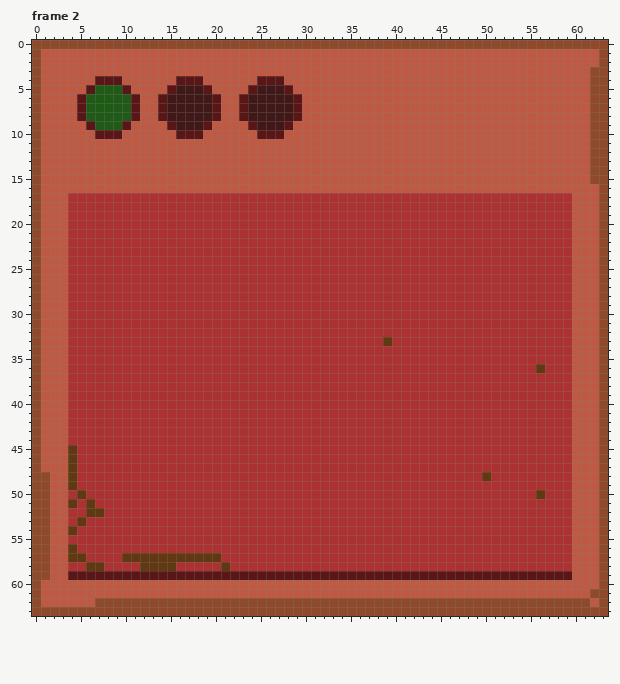
Two versions of one pixel-art file, art/button.aseprite. That is the earlier state.
64x64 pixels, 4 frames. Shown: frame 2. The commit also changed other frames, which this record leaves out.
New version:
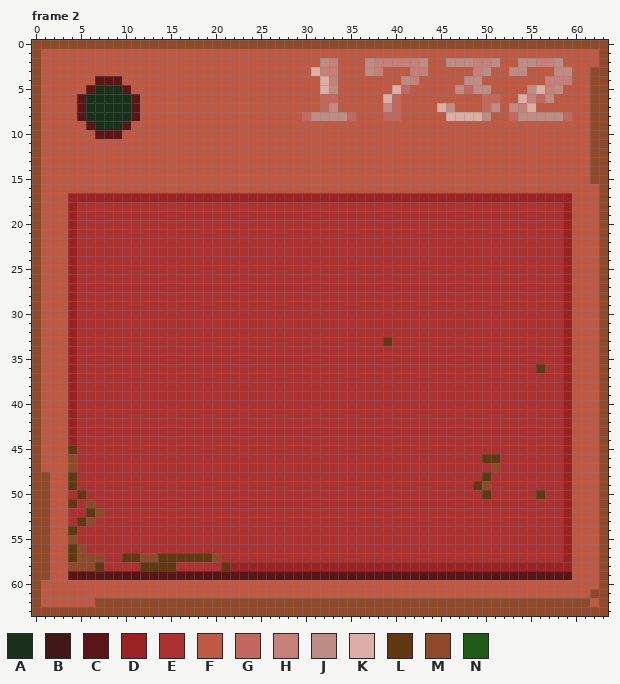
Palette (. is transparent): A #19301b  B #401818  C #5a1616  D #9a2222  E #ac3232  F #be5944  G #c3685f  H #c68077  J #bf8c83  K #dcaea6  L #603912  M #8f492b  N #1f5a16
From old to new:
Frame 2:
y 2: x 32..33 FF -> JH; x 37..43 FFFFFFF -> JHHHHHJ; x 46..51 FFFFFF -> JJJHHJ; x 54..58 FFFFF -> JJHHJ
y 3: x 31..33 FFF -> KHH; x 37..38 FF -> JH; x 42..43 FF -> HH; x 49..50 FF -> HJ; x 53..54 FF -> JJ; x 58..59 FF -> JJ
y 4: x 16..18 CCC -> FFF; x 25..27 CCC -> FFF; x 32..33 FF -> KH; x 41..42 FF -> JH; x 48..49 FF -> JJ; x 57..59 FFF -> HHH
y 5: x 7..9 NNN -> AAA; x 15..19 CBBBC -> FFFFF; x 24..28 CBBBC -> FFFFF; x 32..33 FF -> KJ; x 40..41 FF -> KG; x 47..50 FFFF -> JGJJ; x 55..58 FFFF -> JKHJ
y 6: x 6..10 NNNNN -> AAAAA; x 14..20 CBBBBBC -> FFFFFFF; x 23..29 CBBBBBC -> FFFFFFF; x 32..33 FF -> GG; x 39..40 FF -> KG; x 50..51 FF -> GG; x 54..57 FFFF -> KHGJ
y 7: x 6..10 NNNNN -> AAAAA; x 14..20 CBBBBBC -> FFFFFFF; x 23..29 CBBBBBC -> FFFFFFF; x 32..33 FF -> GJ; x 39..40 FF -> JG; x 45..46 FF -> KJ; x 50..51 FF -> GJ; x 53..55 FFF -> JHK
y 8: x 6..10 NNNNN -> AAAAA; x 14..20 CBBBBBC -> FFFFFFF; x 23..35 CBBBBBCFFFFFF -> FFFFFFFGJJJJG; x 39..40 FF -> GG; x 46..50 FFFFF -> KKKKJ; x 53..59 FFFFFFF -> GJJJJJG
y 9: x 7..9 NNN -> AAA; x 15..19 CBBBC -> FFFFF; x 24..28 CBBBC -> FFFFF
y 10: x 16..18 CCC -> FFF; x 25..27 CCC -> FFF
y 17: x 4..59 EEEEEEEEEEEEEEEEEEEEEEEEEEEEEEEEEEEEEEEEEEEEEEEEEEEEEEEE -> DDDDDDDDDDDDDDDDDDDDDDDDDDDDDDDDDDDDDDDDDDDDDDDDDDDDDDDD
y 18..44: x 4 E -> D; x 59 E -> D
y 45: x 59 E -> D
y 46: x 4 L -> M; x 50..51 EE -> LL; x 59 E -> D
y 47: x 4 L -> M; x 51 E -> M; x 59 E -> D
y 48: x 59 E -> D
y 49: x 49..50 EE -> LM; x 59 E -> D
y 50: x 50 E -> L; x 59 E -> D
y 51: x 6 L -> M; x 59 E -> D
y 52: x 7 L -> M; x 59 E -> D
y 53: x 6 E -> M; x 59 E -> D
y 54: x 59 E -> D
y 55: x 4 E -> M; x 59 E -> D
y 56: x 5 E -> M; x 59 E -> D
y 57: x 5..7 LEE -> MMM; x 12..13 LL -> MM; x 20 L -> M; x 59 E -> D
y 58: x 4..6 EEL -> MMM; x 22..59 EEEEEEEEEEEEEEEEEEEEEEEEEEEEEEEEEEEEEE -> DDDDDDDDDDDDDDDDDDDDDDDDDDDDDDDDDDDDDD
Changed places in both pictures, as pixel boxes (x1, y1, x2, y2):
changed: (86, 58, 572, 139)
changed: (68, 193, 572, 571)
